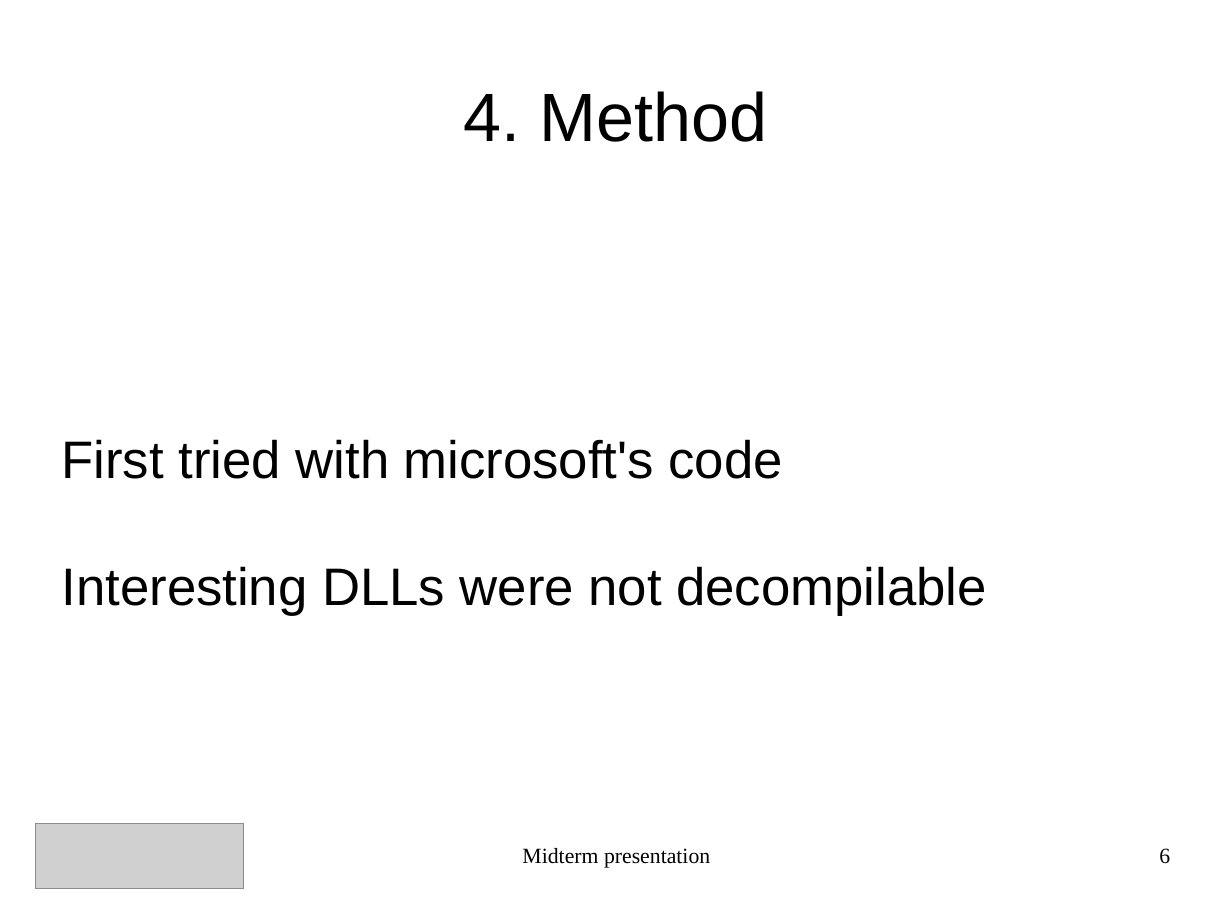
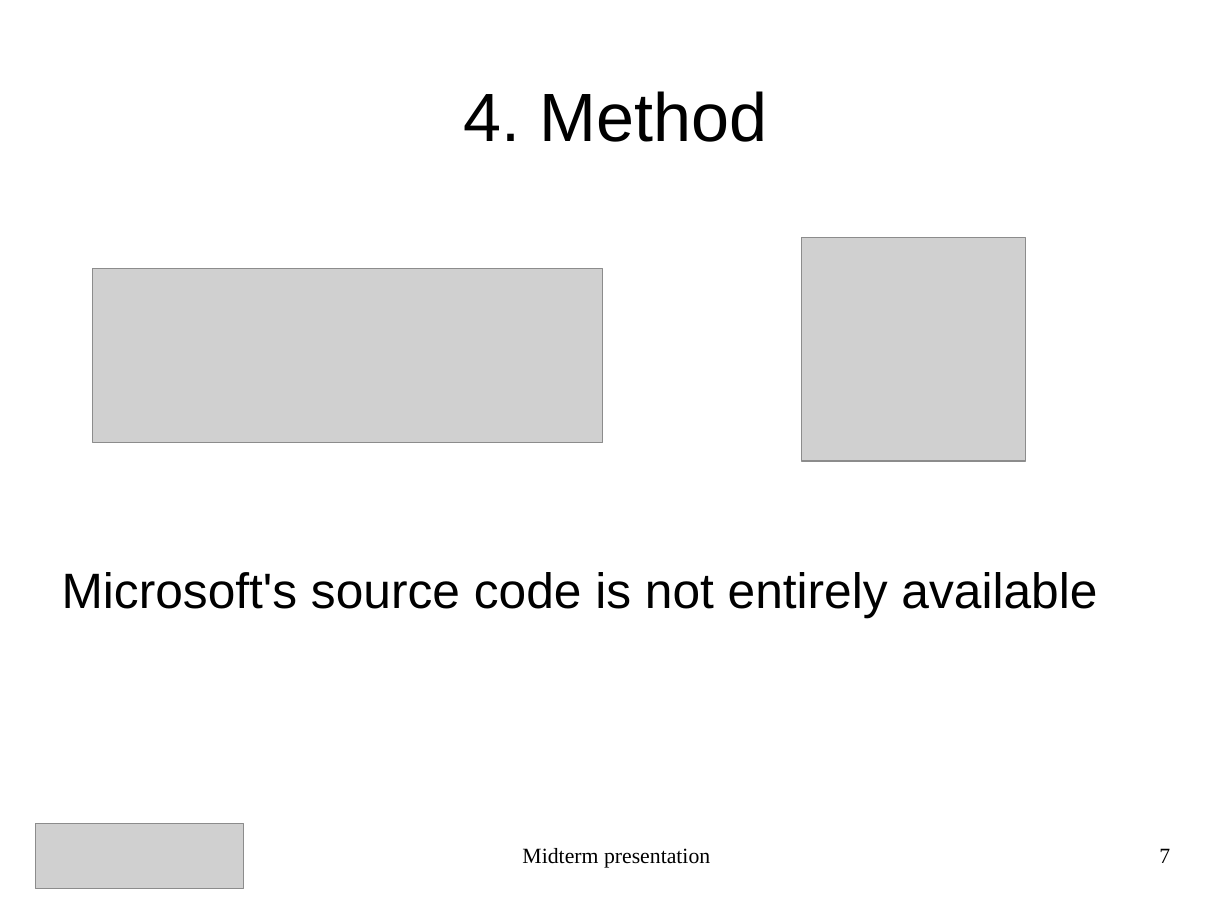
Before and after one commit to AlexVeuthey/KinectFusion, a slide deck: slide 7 of presentation/presentation.odp (slide 6 before the commit). Drawn at 1232x924 pixels with LibreOffice and Linux fonts; fonts in the diff are those of the drawing; grey boxes stand for pictures. Boxes give left, top, right and bottom in pixels: in the first picture for what was removed or moved away, otherwise in the second. Text is boxed around its words. In the diff, an @@ line names an element or a change of style, - is before the commit and + after.

Commit message:
Finished first version of the presentation

```diff
--- a/presentation/presentation.odp
+++ b/presentation/presentation.odp
@@ picture added at (x1=802, y1=238, x2=1025, y2=462) @@
@@ picture added at (x1=93, y1=268, x2=603, y2=443) @@
@@ subtitle at (x1=62, y1=572, x2=1097, y2=618): text changed; size 34 to 32 pt @@
-First tried with microsoft's code
-Interesting DLLs were not decompilable
+Microsoft's source code is not entirely available
@@ page number at (x1=1159, y1=848, x2=1170, y2=863): text changed @@
-6
+7
```
Also in this commit, not shown: 8 other slides changed, 2 slides added, 1 slide removed, 10 other files.
